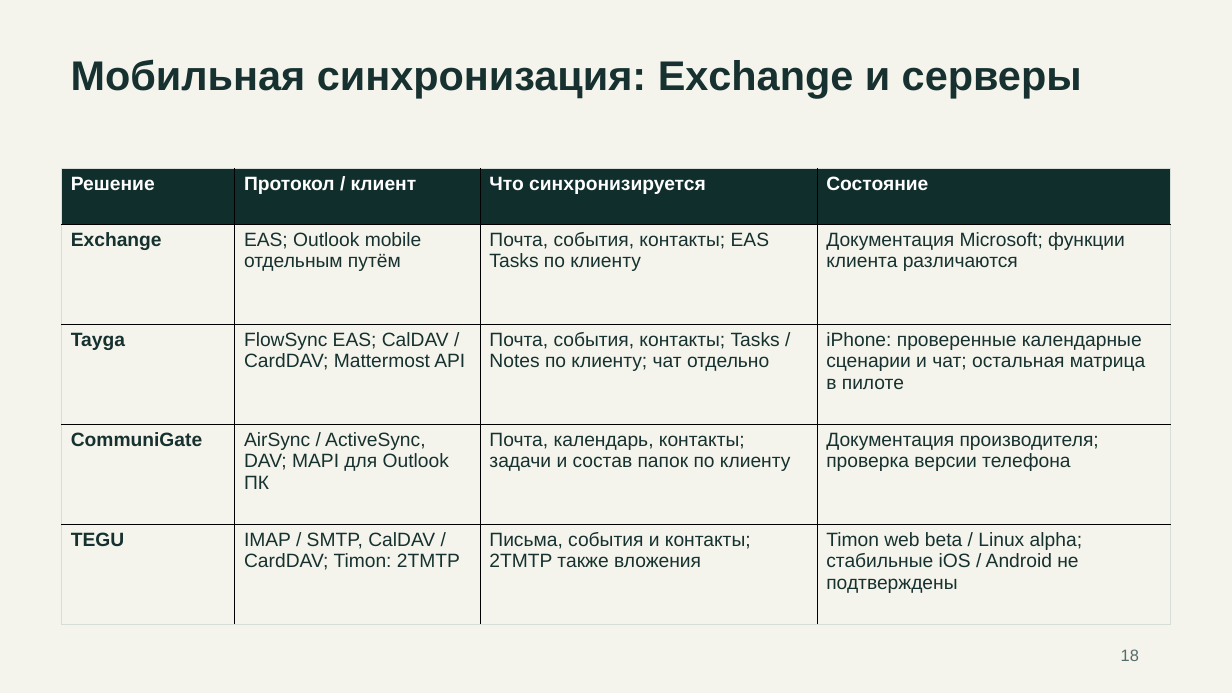
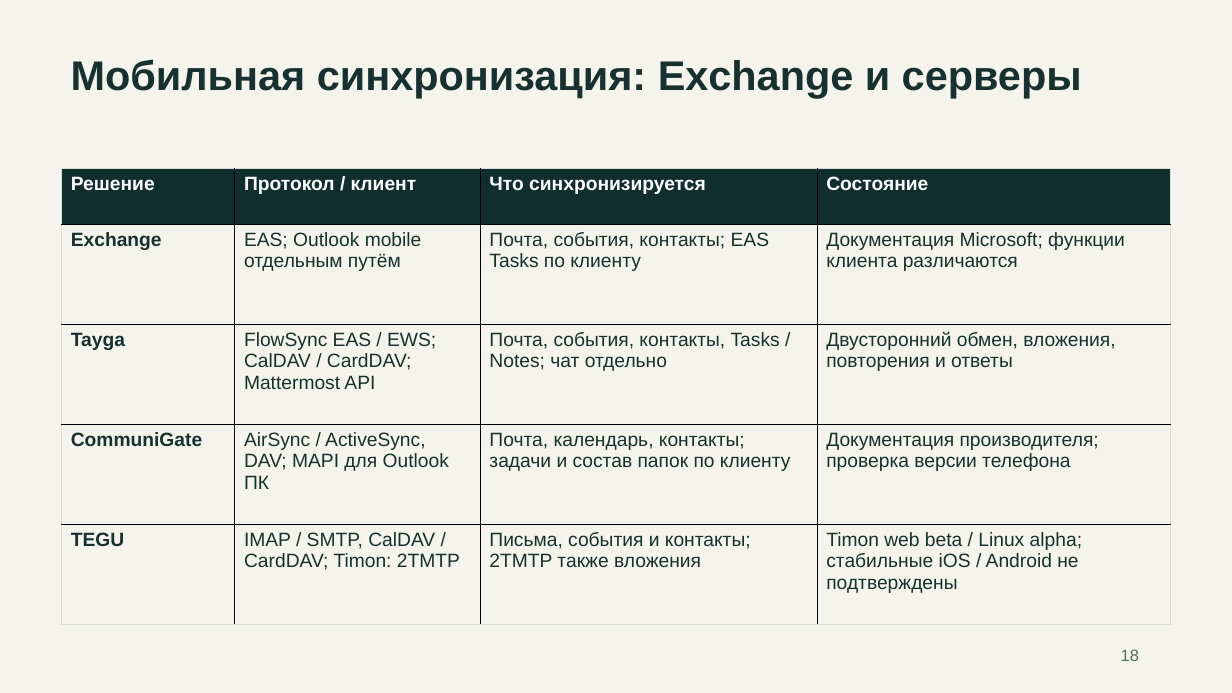
Before and after one commit to rkislov/tayga-mail-server, a slide deck: slide 18 of docs/presentations/tayga-competitors-2026-11-19.pptx. Drawn at 1232x693 pixels with LibreOffice and Linux fonts; fonts in the diff are those of the drawing. Boxes give left, top, right and bottom in pixels: in the first picture for what was removed or moved away, otherwise in the second. Text is boxed around its words. In the diff, an @@ line names an element or a change of style, - is before the commit and + after.

Commit message:
docs: add full comparison matrix and Tayga priorities, refresh product facts

```diff
--- a/docs/presentations/tayga-competitors-2026-11-19.pptx
+++ b/docs/presentations/tayga-competitors-2026-11-19.pptx
@@ table at (62,168,1172,625) @@
-row 3: Tayga | FlowSync EAS; CalDAV / CardDAV; Mattermost API | Почта, события, контакты; Tasks / Notes по клиенту; чат отдельно | iPhone: проверенные календарные сценарии и чат; остальная матрица в пилоте
+row 3: Tayga | FlowSync EAS / EWS; CalDAV / CardDAV; Mattermost API | Почта, события, контакты, Tasks / Notes; чат отдельно | Двусторонний обмен, вложения, повторения и ответы
```
Also in this commit, not shown: 10 other slides changed, 12 slides added, 4 other files.
